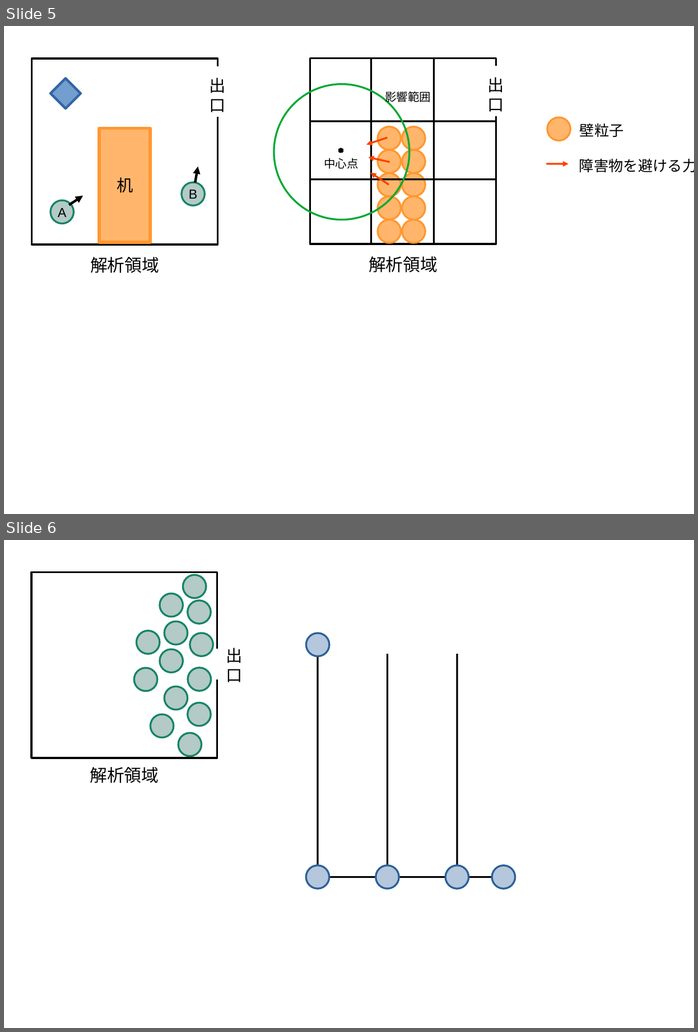
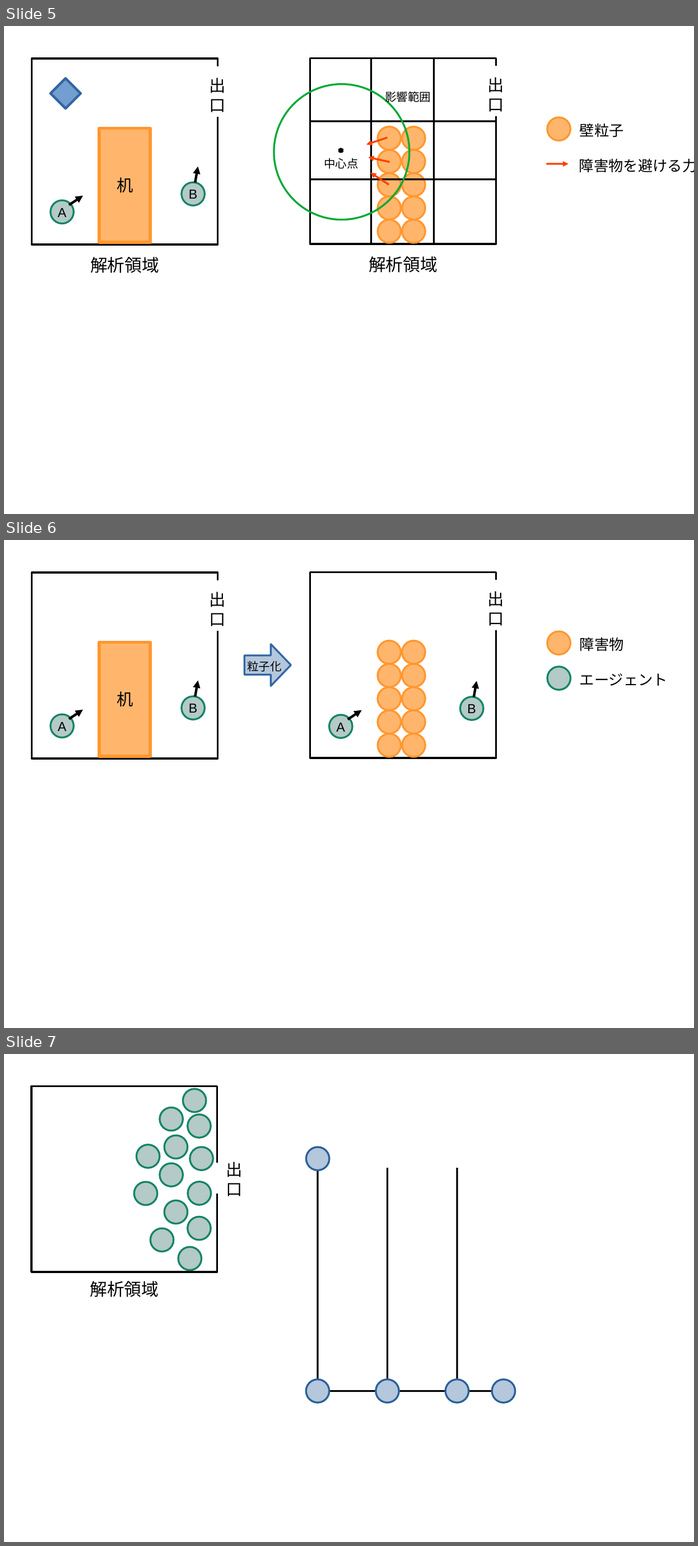
Before and after one commit to payao8810/shuron, a slide deck: fig.odp. Shown one above the other, each under a label of ours: slides 5 and 6 before the commit, slides 5, 6 and 7 after it. The pictures are 698x1032 and 698x1546 pixels, drawn with LibreOffice and Linux fonts; fonts in the diff are those of the drawing. Boxes give left, top, right and bottom in pixels: in the first picture for what was removed or moved away, otherwise in the second. Text is boxed around its words. In the diff, an @@ line names an element or a change of style, - is before the commit and + after.

Commit message:
壁の粒子化の図を作成＆挿入

```diff
--- a/fig.odp
+++ b/fig.odp
@@ slide 6 added at <box>4,540,694,1028</box>, background #FFFFFF @@
@@ rectangle added at <box>32,572,217,758</box>, fill #FFFFFF, outline #000000 4.51 pt @@
@@ rectangle added at <box>310,572,496,758</box>, fill #FFFFFF, outline #000000 4.51 pt @@
@@ rectangle added at <box>205,581,229,631</box>, fill #FFFFFF, outline #FFFFFF 0 pt @@
@@ rectangle added at <box>483,580,507,630</box>, fill #FFFFFF, outline #FFFFFF 0 pt @@
@@ text added at <box>209,592,225,626</box>, 40 pt, text #000000 @@
+出
+口
@@ text added at <box>487,591,504,626</box>, 40 pt, text #000000 @@
+出
+口
@@ ellipse added at <box>547,631,570,655</box>, fill #FFB66C, outline #FF972F 4.51 pt @@
@@ text added at <box>580,637,624,651</box>, 36 pt, text #000000 @@
+障害物
@@ rectangle added at <box>99,642,150,756</box>, fill #FFB66C, outline #FF972F 7.99 pt, 40 pt, text #000000 @@
+机
@@ right arrow added at <box>244,644,291,686</box>, fill #B4C7DC, outline #3465A4 4.51 pt @@
@@ ellipse added at <box>378,641,400,664</box>, fill #FFB66C, outline #FF972F 4.51 pt @@
@@ ellipse added at <box>402,641,425,664</box>, fill #FFB66C, outline #FF972F 4.51 pt @@
@@ text added at <box>248,661,282,674</box>, 28 pt, text #000000 @@
+粒子化
@@ ellipse added at <box>378,664,400,687</box>, fill #FFB66C, outline #FF972F 4.51 pt @@
@@ ellipse added at <box>402,664,425,687</box>, fill #FFB66C, outline #FF972F 4.51 pt @@
@@ ellipse added at <box>547,667,571,690</box>, fill #B3CAC7, outline #158466 4.51 pt @@
@@ text added at <box>580,673,668,686</box>, 36 pt, text #000000 @@
+エージェント
@@ arrow added from (195, 696) to (198, 681), #000000 6.01 pt @@
@@ ellipse added at <box>378,687,400,710</box>, fill #FFB66C, outline #FF972F 4.51 pt @@
@@ ellipse added at <box>402,687,425,710</box>, fill #FFB66C, outline #FF972F 4.51 pt @@
@@ arrow added from (474, 697) to (477, 681), #000000 6.01 pt @@
@@ ellipse added at <box>181,696,205,720</box>, fill #B3CAC7, outline #158466 4.51 pt, 32 pt, text #000000 @@
+B
@@ ellipse added at <box>460,696,483,720</box>, fill #B3CAC7, outline #158466 4.51 pt, 32 pt, text #000000 @@
+B
@@ ellipse added at <box>50,714,73,738</box>, fill #B3CAC7, outline #158466 4.51 pt, 32 pt, text #000000 @@
+A
@@ arrow added from (69, 719) to (83, 710), #000000 6.01 pt @@
@@ ellipse added at <box>329,715,352,738</box>, fill #B3CAC7, outline #158466 4.51 pt, 32 pt, text #000000 @@
+A
@@ arrow added from (348, 719) to (361, 710), #000000 6.01 pt @@
@@ ellipse added at <box>378,710,400,734</box>, fill #FFB66C, outline #FF972F 4.51 pt @@
@@ ellipse added at <box>402,710,425,734</box>, fill #FFB66C, outline #FF972F 4.51 pt @@
@@ ellipse added at <box>378,734,400,757</box>, fill #FFB66C, outline #FF972F 4.51 pt @@
@@ ellipse added at <box>402,734,425,757</box>, fill #FFB66C, outline #FF972F 4.51 pt @@
@@ what was slide 6 is now slide 7 @@
```
Also in this commit, not shown: 6 other files.
